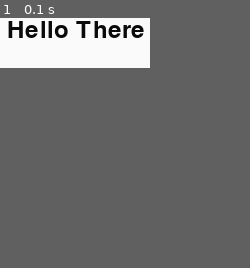
Above: before the commit, frame 1.
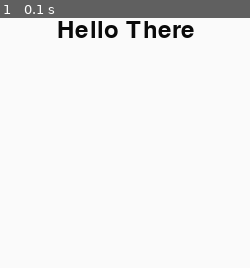
Above: after the commit, the same moment.

Repository: devloos/Python
Game: pygame game, started from pygame/examples/example-two/index.py
The game is run twice, just before and just after one commit, with the same random seed, the same clock (stepped at 60 frames per second) and the same inputs.
Inputs:
- Up to frame 1 (0.1 s): no input
In our replay, the window is 150x50 before the commit and 250x250 after it. These sizes can differ from the game's own. Grey fills any space a smaller window leaves; there, only what the larger window draws over its background counts as a difference.

The runs differ from the first frame. In frame 1, 3.0% of the frame differs, in the area x 3-78%, y 1-8%.

Commit message:
add load png

Diff:
--- a/pygame/examples/example_one.py
+++ b/pygame/examples/example-one/index.py
@@ -9,7 +9,7 @@
 
 screen = pygame.display.set_mode(size)
 
-ball = pygame.image.load("assets/intro_ball.gif").convert_alpha()
+ball = pygame.image.load("../assets/intro_ball.gif").convert_alpha()
 ballrect = ball.get_rect()
 
 while True:
--- a/pygame/examples/example_two.py
+++ b/pygame/examples/example-two/index.py
@@ -1,11 +1,15 @@
+from pygame.locals import *
+from socket import *
+from util import load_png
 import pygame
-from pygame.locals import *
+
+VERSION = "0.4"
 
 
 def main():
     # Initialise screen
     pygame.init()
-    screen = pygame.display.set_mode((150, 50))
+    screen = pygame.display.set_mode((250, 250))
     pygame.display.set_caption('Basic Pygame program')
 
     # Fill background
@@ -28,6 +32,7 @@
 
         screen.blit(background, (0, 0))
         screen.blit(text, textpos)
+
         pygame.display.flip()
 
 
--- /dev/null
+++ b/pygame/examples/example-two/util.py
@@ -0,0 +1,20 @@
+import os
+import pygame
+from pygame import Surface, Rect
+
+
+def load_png(filename: str) -> tuple[Surface, Rect]:
+    """ Load image and return image object"""
+    fullname = os.path.join("assets", filename)
+
+    try:
+        image = pygame.image.load(fullname)
+        if image.get_alpha() is None:
+            image = image.convert()
+        else:
+            image = image.convert_alpha()
+    except FileNotFoundError:
+        print(f"Cannot load image: {fullname}")
+        raise SystemExit
+
+    return image, image.get_rect()
Binary file added: pygame/examples/assets/snail.png
